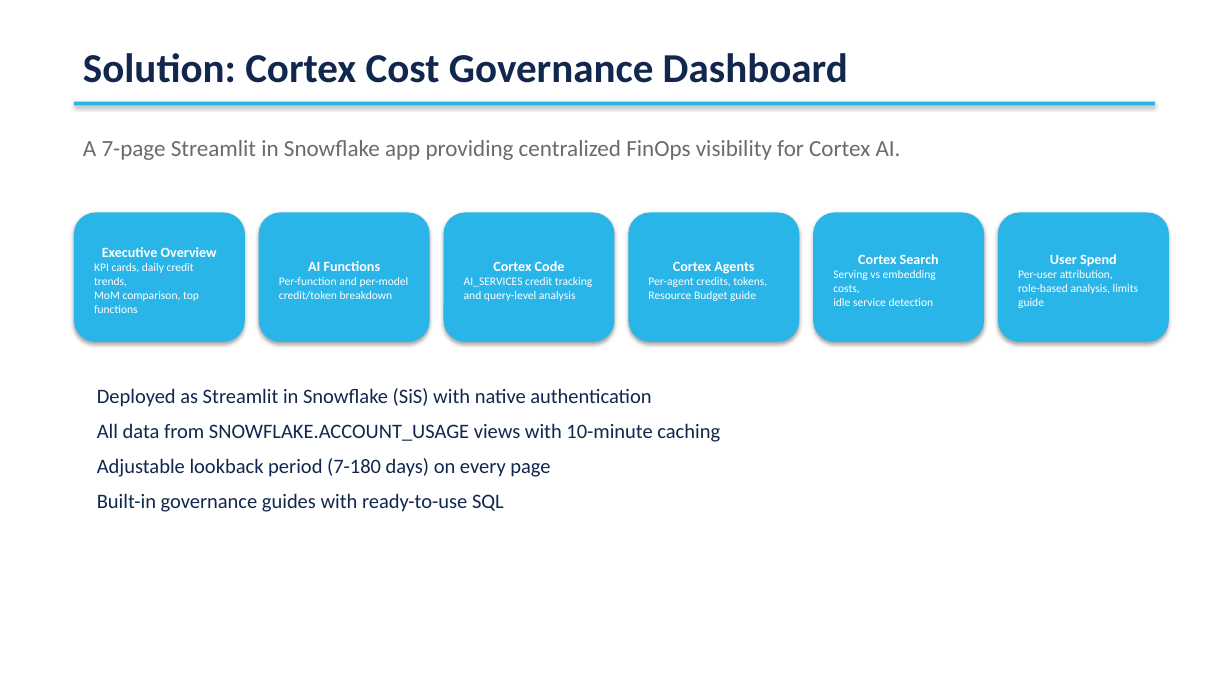
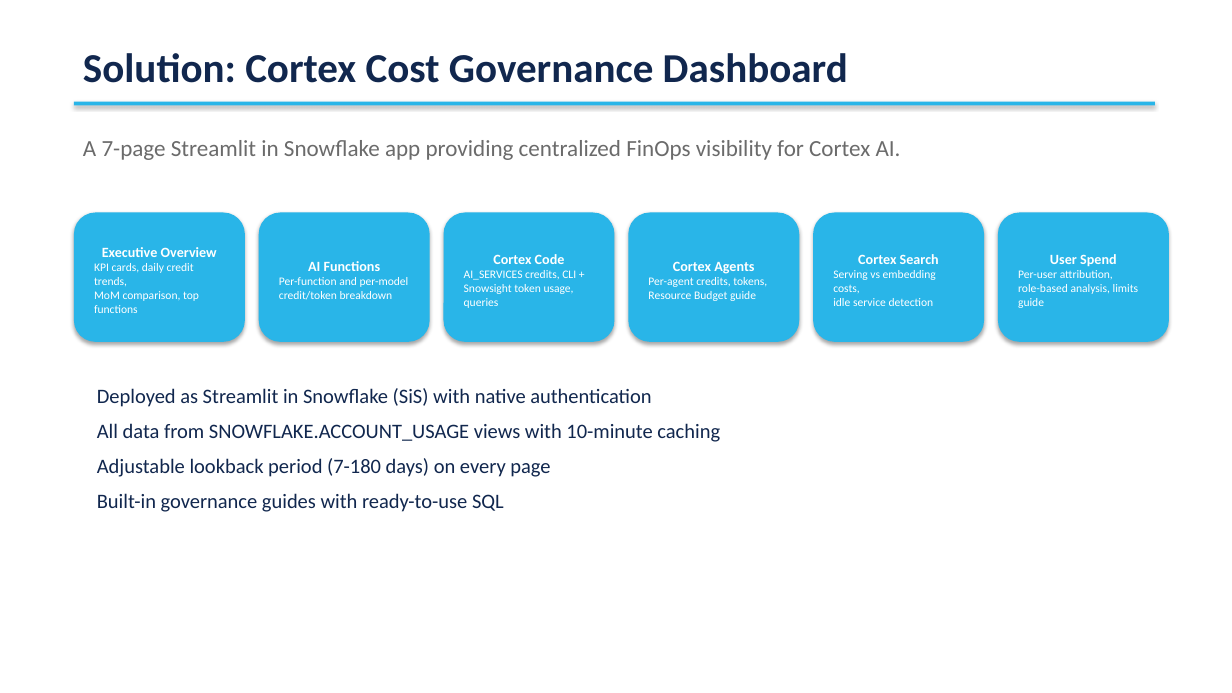
Before and after one commit to sfc-gh-tdahlberg/cortex-cost-governance, a slide deck: slide 3 of Cortex_Cost_Governance_Presentation.pptx. Drawn at 1232x693 pixels with LibreOffice and Linux fonts; fonts in the diff are those of the drawing. Boxes give left, top, right and bottom in pixels: in the first picture for what was removed or moved away, otherwise in the second. Text is boxed around its words. In the diff, an @@ line names an element or a change of style, - is before the commit and + after.

Commit message:
Update docs and PPT with Cortex Code CLI + Snowsight usage tabs
README and presentation now reflect all 4 Cortex Code tabs including
CORTEX_CODE_CLI_USAGE_HISTORY and CORTEX_CODE_SNOWSIGHT_USAGE_HISTORY.

.... Generated with [Cortex Code](https://docs.snowflake.com/en/user-guide/cortex-code/cortex-code)

```diff
--- a/Cortex_Cost_Governance_Presentation.pptx
+++ b/Cortex_Cost_Governance_Presentation.pptx
@@ text in rounded rectangle at (464, 270, 576, 308): text changed @@
-AI_SERVICES credit tracking
-and query-level analysis
+AI_SERVICES credits, CLI +
+Snowsight token usage, queries
```
Also in this commit, not shown: 2 other slides changed, 1 other file.
